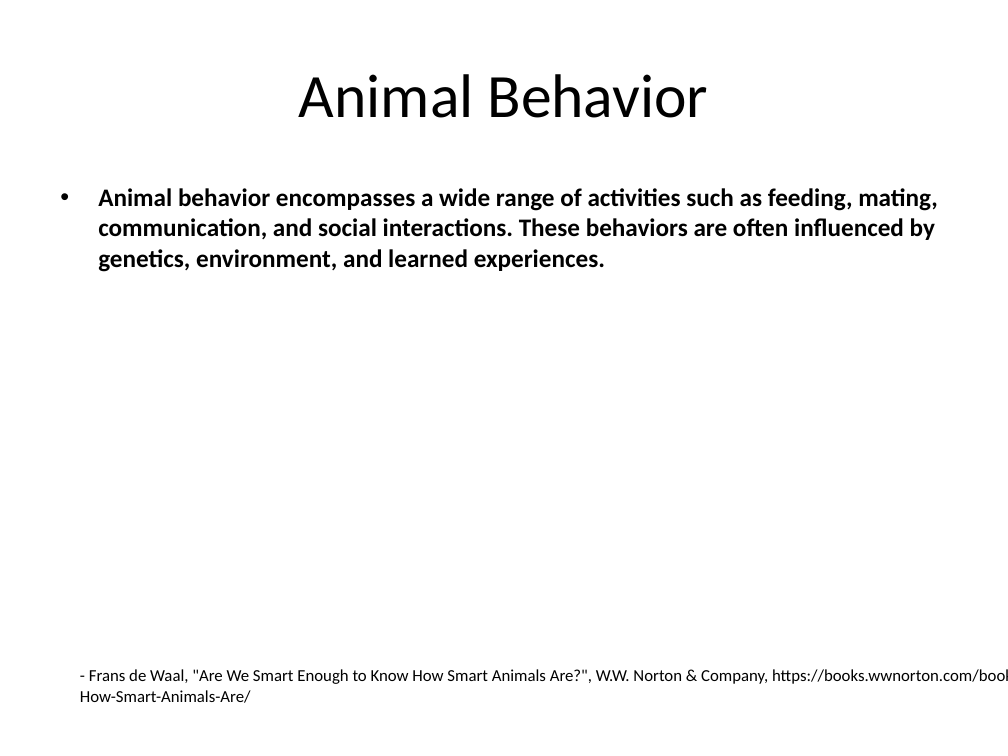
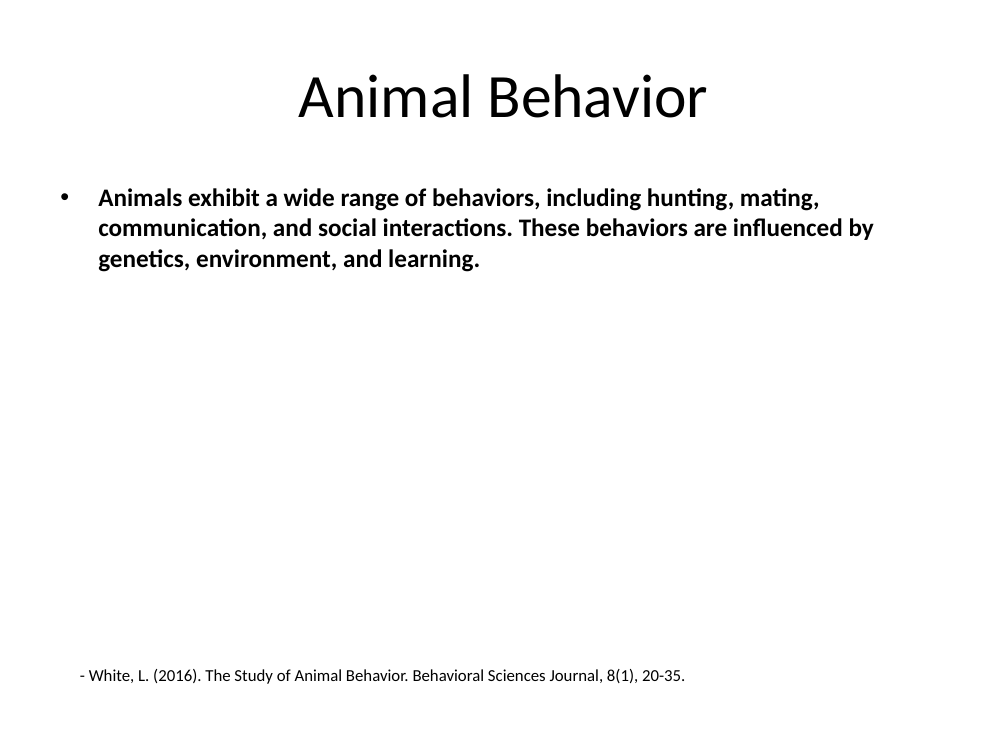
Before and after one commit to infrasvc-magang/test, a slide deck: slide 5 of backend/project/PPTX/Animals_presentation.pptx. Drawn at 1008x756 pixels with LibreOffice and Linux fonts; fonts in the diff are those of the drawing. Boxes give left, top, right and bottom in pixels: in the first picture for what was removed or moved away, otherwise in the second. Text is boxed around its words. In the diff, an @@ line names an element or a change of style, - is before the commit and + after.

```diff
--- a/backend/project/PPTX/Animals_presentation.pptx
+++ b/backend/project/PPTX/Animals_presentation.pptx
@@ text at (98, 188, 874, 272): text changed @@
-• Animal behavior encompasses a wide range of activities such as feeding, mating, communication, and social interactions. These behaviors are often influenced by genetics, environment, and learned experiences.
+• Animals exhibit a wide range of behaviors, including hunting, mating, communication, and social interactions. These behaviors are influenced by genetics, environment, and learning.
@@ text at (89, 669, 685, 684): text changed @@
-- Frans de Waal, "Are We Smart Enough to Know How Smart Animals Are?", W.W. Norton & Company, https://books.wwnorton.com/books/Are-We-Smart-Enough-to-Know-How-Smart-Animals-Are/
+- White, L. (2016). The Study of Animal Behavior. Behavioral Sciences Journal, 8(1), 20-35.
```
Also in this commit, not shown: 5 other slides changed, 4 slides added, 4 slides removed, 15 other files.
